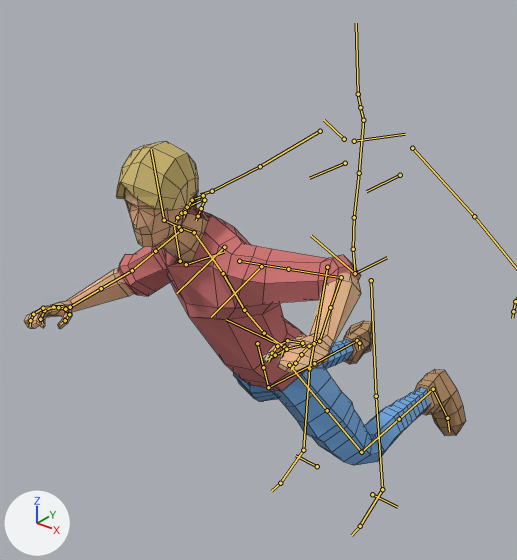
Before and after pictures for a commit that changed the Blender file blend/meV2.blend.
One viewpoint serves both versions: a 50 mm lens placed at (2.29, -3.89, 4.0), pointed at (-0.29, -0.66, 2.0). Lighting does not change. The marker at lower left points along +X, +Y and +Z. Both versions are drawn at the pose saved in each file; the numbers are the values there. The bones that bend it are drawn over the model as lines. Mesh edges are drawn as thin lines.

Objects in the first picture: 'male', 'male.001', 'male.003', 'male.004'.
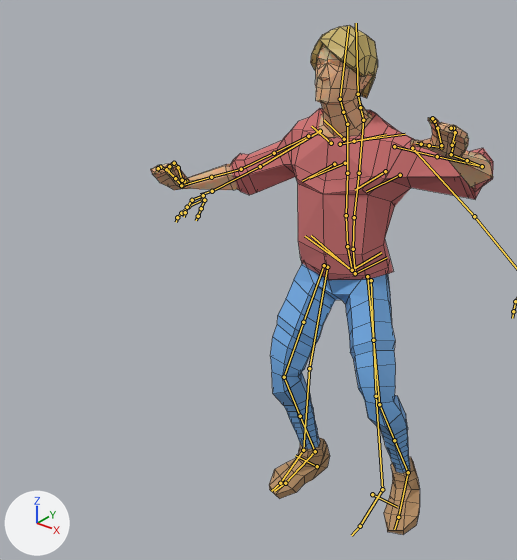
Changed parts and their boxes (x1, y1, x2, y2) in the pictures (517 x 560 px):
'male.001', posed (8% wider, 6% shorter): before (118, 208, 361, 392); after (230, 108, 493, 280)
'male', posed (16% narrower, 54% taller): before (24, 188, 430, 465); after (151, 45, 493, 473)
'male.003', posed (24% wider, 16% shorter): before (344, 321, 466, 436); after (269, 438, 420, 535)
'male.004', posed (18% narrower): before (116, 141, 198, 210); after (311, 26, 378, 98)

Patch to the scene script:
```diff
--- a/blend/meV2.blend.py
+++ b/blend/meV2.blend.py
@@ bone_root @@
 bone_root = bpy.data.objects['Luke'].pose.bones['root']
-bone_root.rotation_quaternion = (1.0, 0.0, 0.0, 0.0)  # degrees (0, 0, 0)
+bone_root.rotation_quaternion = (0.971, -0.228, -0.075, 0.007)  # degrees (-27, -8, 3)
@@ bone_torso @@
 bone_torso = bpy.data.objects['Luke'].pose.bones['torso']  # child of 'MCH-torso.parent'
-bone_torso.rotation_quaternion = (0.994, 0.05, -0.1, 0.014)  # degrees (6, -12, 1)
+bone_torso.rotation_quaternion = (0.99, 0.033, -0.009, 0.139)  # degrees (4, -2, 16)
@@ bone_head @@
 bone_head = bpy.data.objects['Luke'].pose.bones['head']  # child of 'MCH-ROT-head'
-bone_head.rotation_quaternion = (0.934, -0.208, 0.221, -0.188)  # degrees (-30, 20, -28)
+bone_head.rotation_quaternion = (0.982, -0.186, -0.009, -0.021)  # degrees (-21, -1, -2)
@@ bone_foot_ik_l @@
 bone_foot_ik_l = bpy.data.objects['Luke'].pose.bones['foot_ik.L']  # child of 'MCH-foot_ik.parent.L'
-bone_foot_ik_l.location = (-0.002, 0.804, 0.65)
-bone_foot_ik_l.rotation_quaternion = (0.819, 0.542, -0.024, 0.189)  # degrees (65, -14, 17)
+bone_foot_ik_l.location = (0.156, 0.167, 0.224)
+bone_foot_ik_l.rotation_quaternion = (0.964, 0.064, -0.027, 0.255)  # degrees (6, -5, 29)
@@ bone_foot_ik_r @@
 bone_foot_ik_r = bpy.data.objects['Luke'].pose.bones['foot_ik.R']  # child of 'MCH-foot_ik.parent.R'
-bone_foot_ik_r.location = (-0.011, 0.765, 0.64)
-bone_foot_ik_r.rotation_quaternion = (0.638, 0.695, 0.305, 0.13)  # degrees (99, 12, 37)
+bone_foot_ik_r.location = (0.223, -0.161, 0.156)
+bone_foot_ik_r.rotation_quaternion = (0.996, 0.017, 0.064, 0.06)  # degrees (2, 7, 7)
```
